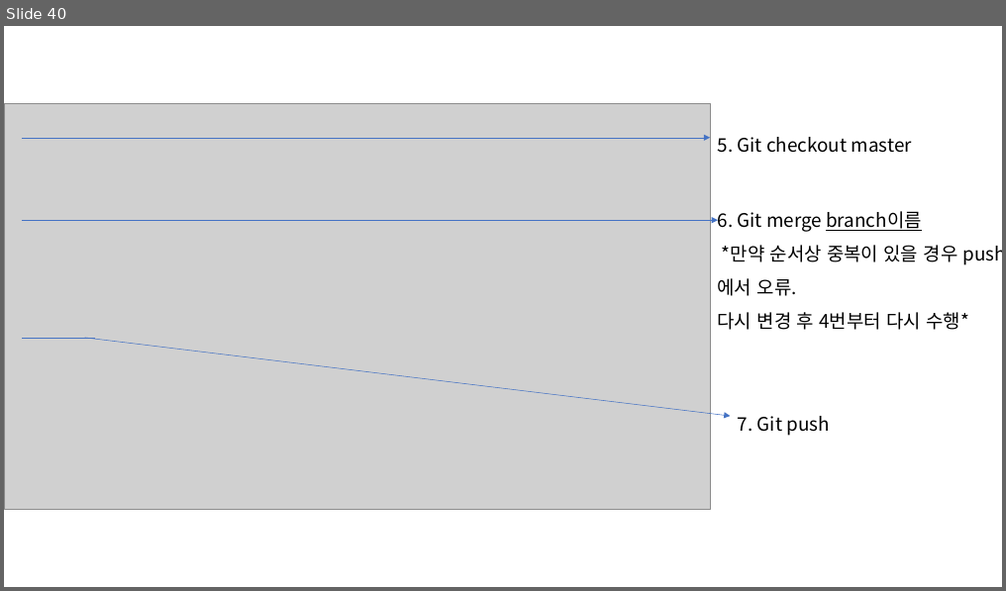
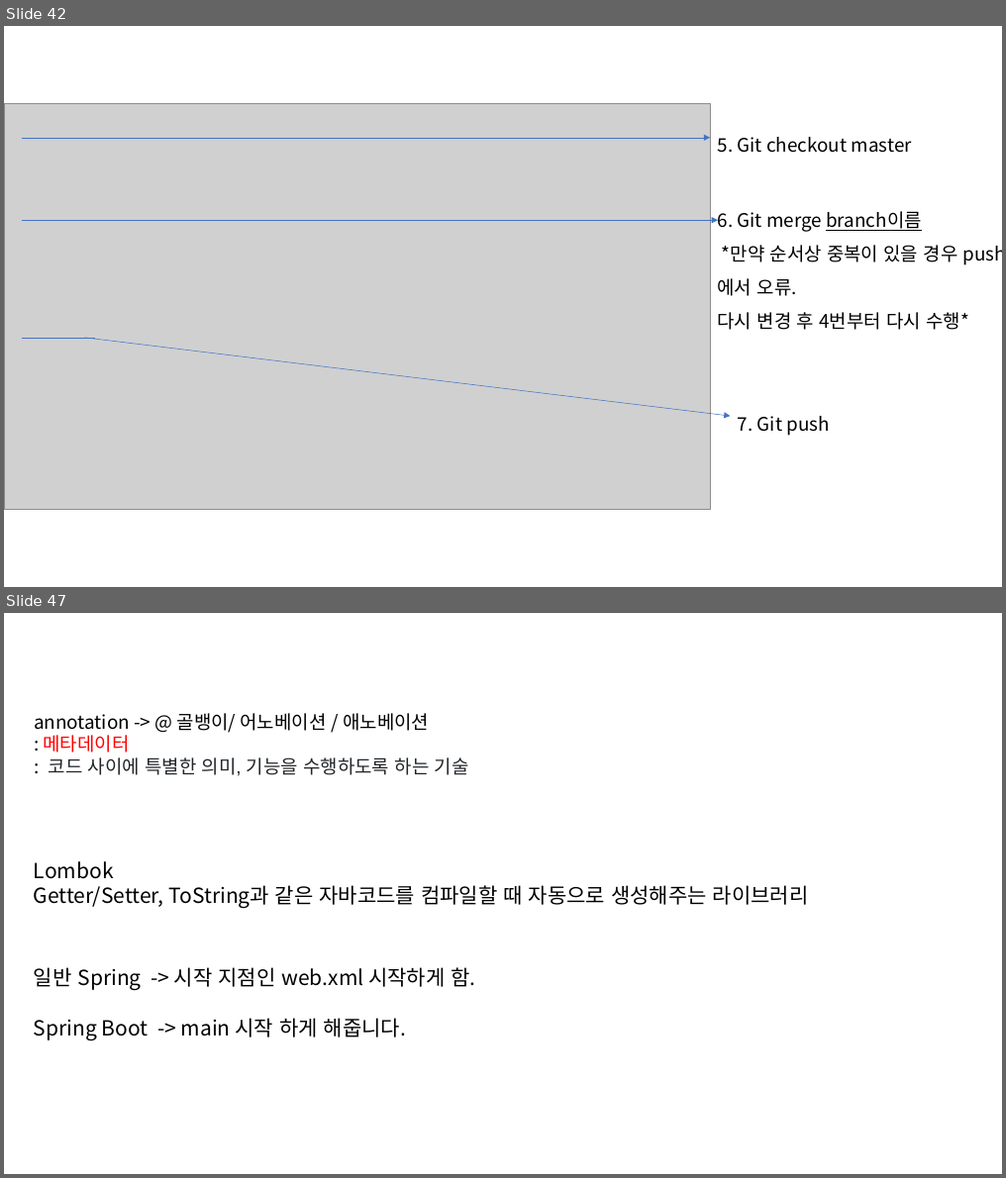
Before and after one commit to yunju94/know, a slide deck: know.pptx. Shown one above the other, each under a label of ours: slide 40 before the commit, slides 42 and 47 after it; the slides between them are not shown. The pictures are 1006x591 and 1006x1178 pixels, drawn with LibreOffice and Linux fonts; fonts in the diff are those of the drawing; grey boxes stand for pictures. Boxes give left, top, right and bottom in pixels: in the first picture for what was removed or moved away, otherwise in the second. Text is boxed around its words. In the diff, an @@ line names an element or a change of style, - is before the commit and + after.

```diff
--- a/know.pptx
+++ b/know.pptx
@@ slide 47 added at [4,613,1002,1174], background #FFFFFF @@
@@ text added at [34,713,469,776], 18 pt, text #000000 @@
+annotation -> @ 골뱅이/ 어노베이션 / 애노베이션
+: 메타데이터
+: 코드 사이에 특별한 의미, 기능을 수행하도록 하는 기술
@@ text added at [34,861,809,908], 20 pt, text #000000 @@
+Lombok
+Getter/Setter, ToString과 같은 자바코드를 컴파일할 때 자동으로 생성해주는 라이브러리
@@ text added at [34,967,476,1041], 20 pt, text #000000 @@
+일반 Spring -> 시작 지점인 web.xml 시작하게 함.
+Spring Boot -> main 시작 하게 해줍니다.
@@ what was slide 40 is now slide 42 @@
```
Also in this commit, not shown: 3 slides changed, 88 other slides added, 5 slides removed, 1 other file.
